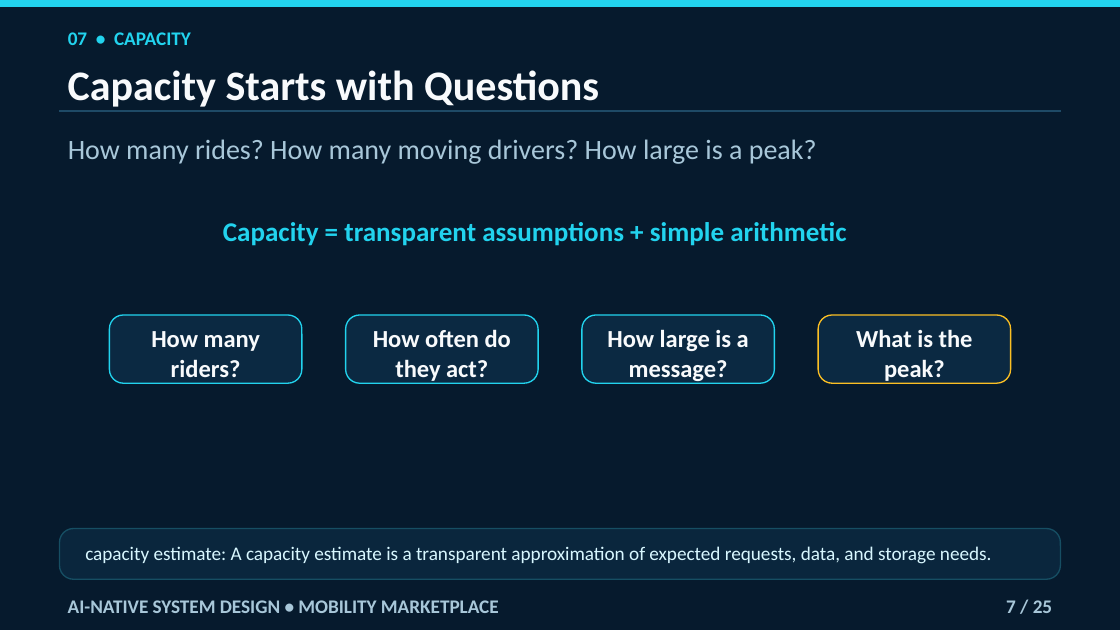
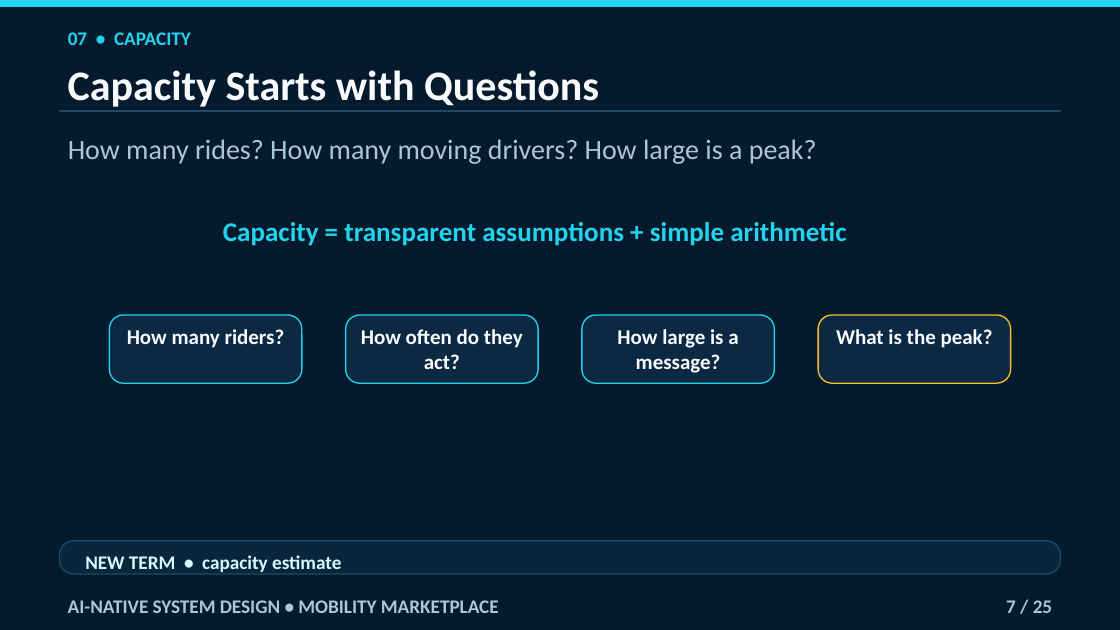
Before and after one commit to navaidya/learning, a slide deck: slide 7 of video/system-design/ai-native-mobility-marketplace/ai-native-mobility-marketplace.pptx. Drawn at 1120x630 pixels with LibreOffice and Linux fonts; fonts in the diff are those of the drawing. Boxes give left, top, right and bottom in pixels: in the first picture for what was removed or moved away, otherwise in the second. Text is boxed around its words. In the diff, an @@ line names an element or a change of style, - is before the commit and + after.

```diff
--- a/video/system-design/ai-native-mobility-marketplace/ai-native-mobility-marketplace.pptx
+++ b/video/system-design/ai-native-mobility-marketplace/ai-native-mobility-marketplace.pptx
@@ size 21 to 18 pt in 4 elements at (x1=109, y1=315, x2=302, y2=383), (x1=345, y1=315, x2=538, y2=383), (x1=582, y1=315, x2=775, y2=383), (x1=818, y1=315, x2=1011, y2=383) @@
@@ rounded rectangle resized from (x1=60, y1=528, x2=1061, y2=579) to (x1=60, y1=541, x2=1061, y2=575) @@
@@ rounded rectangle at (x1=60, y1=541, x2=1061, y2=575): proportions changed @@
@@ text at (x1=85, y1=555, x2=341, y2=572): text changed; bold on @@
-capacity estimate: A capacity estimate is a transparent approximation of expected requests, data, and storage needs.
+NEW TERM • capacity estimate
```
Also in this commit, not shown: 24 other slides changed.
